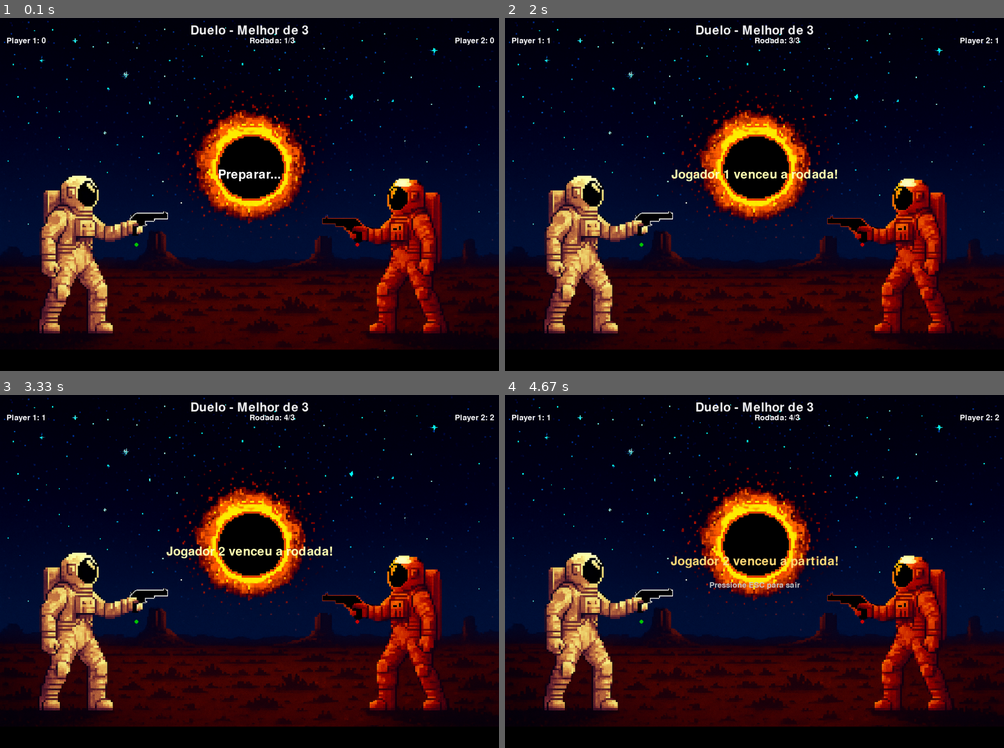
Above: before the commit, frames 1-4 (two rows, left to right).
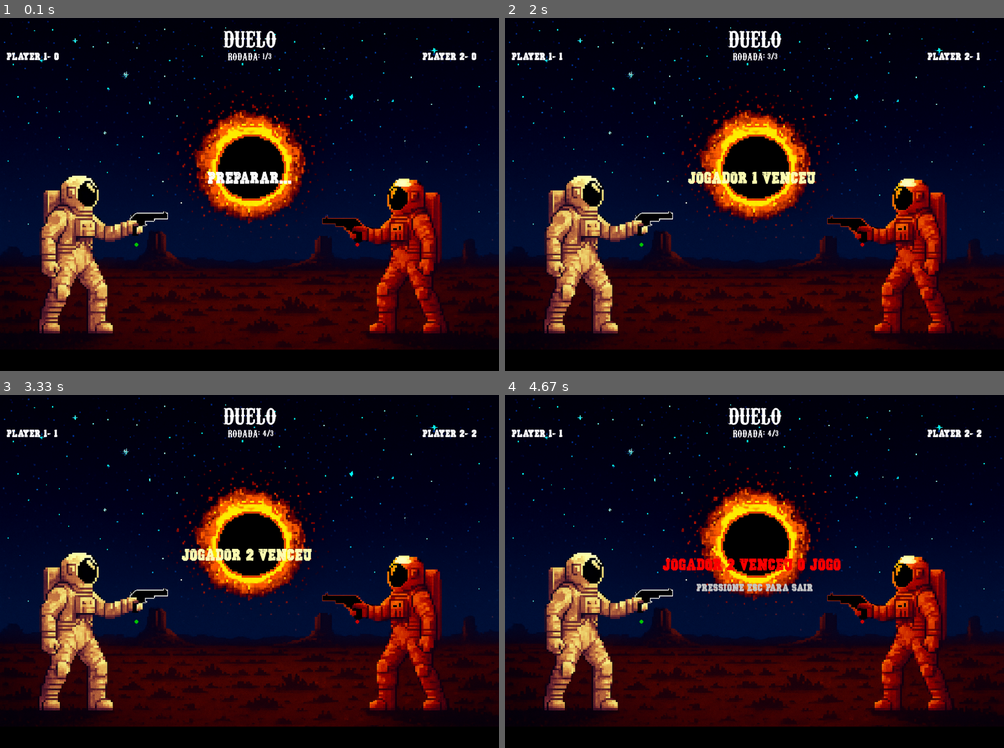
Above: after the commit, the same moments.

Repository: gabrielm313/pygame
Game: pygame game, started from faroestejogo.py
Two runs of this game, one before a commit and one after it. Both use one fixed random seed, a clock stepped at 60 frames per second and the inputs below.
Inputs:
- Up to frame 1 (0.1 s): no input
- Up to frame 2 (2 s): tap A at 0.33 s; tap L at 1.67 s
- Up to frame 3 (3.33 s): tap A at 3 s
- Up to frame 4 (4.67 s): no input

The runs differ from the first frame. In frame 1, 1.6% of the frame differs, in the area x 1-99%, y 2-48%; in frame 2, 1.9%; in frame 3, 2.0%; in frame 4, 2.7%, in the area x 1-99%, y 2-56%.

Commit message:
ultimos ajustes faroeste

Diff:
--- a/faroestejogo.py
+++ b/faroestejogo.py
@@ -25,8 +25,10 @@
 
 tiros_group = pygame.sprite.Group()
 
-pygame.mixer.music.load('Prairielearn/referencia/assets\snd/tgfcoder-FrozenJam-SeamlessLoop.ogg')
+pygame.mixer.music.load('assets\sounds\som1.mp3')
 pygame.mixer.music.set_volume(0.4)
+
+asset['Som de tiro'] = pygame.mixer.Sound('assets\sounds\som2.mp3')
 # ----- Configuráveis -----
 # Coordenadas da ponta do cano: ajuste conforme o seu fundo (x, y)
 GUN_TIP_POS_P1 = (420, 700)   # jogador da esquerda
@@ -47,9 +49,10 @@
 RECOIL_DURATION_MS = 140
 ROUND_END_PAUSE = 1.0
 
-font = pygame.font.SysFont(None, 56)
-small_font = pygame.font.SysFont(None, 36)
-
+font = pygame.font.Font('assets/font/escrita1.ttf', 56)
+font2 = pygame.font.Font('assets/font\escrita2.ttf', 70)
+small_font = pygame.font.Font('assets/font/escrita1.ttf', 36)
+small_font2 = pygame.font.Font('assets/font\escrita2.ttf', 30)
 # estado do jogo
 score_p1 = 0
 score_p2 = 0
@@ -144,6 +147,7 @@
 
 game = True
 while game:
+    pygame.mixer.music.play(loops=-1)
     dt_ms = clock.tick(FPS)
     now_ms = pygame.time.get_ticks()
 
@@ -214,14 +218,14 @@
     window.blit(fundo_image, (0,0))
 
     # HUD básico
-    title = font.render('Duelo - Melhor de {}'.format(BEST_OF), True, (240,240,240))
+    title = font2.render('DUELO'.format(BEST_OF), True, (255,255,255))
     window.blit(title, (W//2 - title.get_width()//2, 20))
-    score_pj1 = small_font.render(f'Player 1: {score_p1}', True, (255,255,255))
+    score_pj1 = small_font.render(f'PLAYER 1- {score_p1}', True, (255,255,255))
     window.blit(score_pj1, (20, 20 + title.get_height()))
-    score_pj2 = small_font.render(f'Player 2: {score_p2}', True, (255,255,255))
-    window.blit(score_pj2, (1400, 20 + title.get_height()))
-    score_best = small_font.render(f'Rodada: {round_number}/3', True, (255,255,255))
-    window.blit(score_best, (W/2, 20 + title.get_height()))
+    score_pj2 = small_font.render(f'PLAYER 2- {score_p2}', True, (255,255,255))
+    window.blit(score_pj2, (1300, 20 + title.get_height()))
+    score_best = small_font2.render(f'RODADA: {round_number}/3', True, (255,255,255))
+    window.blit(score_best, (700, 20 + title.get_height()))
     # desenha as pontas da arma (debug - só para ajuste)
     pygame.draw.circle(window, (0,200,0), (int(GUN_TIP_POS_P1[0]), int(GUN_TIP_POS_P1[1])), 6)
     pygame.draw.circle(window, (200,0,0), (int(GUN_TIP_POS_P2[0]), int(GUN_TIP_POS_P2[1])), 6)
@@ -230,33 +234,33 @@
     if game_over:
         # mostra vencedor da partida
         if score_p1 > score_p2:
-            msg = "Jogador 1 venceu a partida!"
+            msg = "JOGADOR 1 VENCEU O JOGO!"
         elif score_p2 > score_p1:
-            msg = "Jogador 2 venceu a partida!"
+            msg = "JOGADOR 2 VENCEU O JOGO!"
         else:
             msg = "Empate!"
-        big = font.render(msg, True, (255, 220, 120))
+        big = font.render(msg, True, (255, 1, 1))
         window.blit(big, (W//2 - big.get_width()//2, H//2 - 50))
-        hint = small_font.render("Pressione ESC para sair", True, (200,200,200))
+        hint = small_font.render("PRESSIONE ESC PARA SAIR", True, (200,200,200))
         window.blit(hint, (W//2 - hint.get_width()//2, H//2 + 30))
     else:
         if state == "preparar":
             t_left = max(0, PREP_TIME - (now_ms - state_time)/1000.0)
-            text = font.render("Preparar...", True, (255,255,255))
+            text = font.render("PREPARAR...", True, (255,255,255))
             window.blit(text, (W//2 - text.get_width()//2, H//2 - 80))
         elif state == "apontar":
-            text = font.render("Apontar...", True, (255,255,255))
+            text = font.render("APONTAR...", True, (255,255,255))
             window.blit(text, (W//2 - text.get_width()//2, H//2 - 80))
         elif state == "ja":
-            text = font.render("JÁ!", True, (255,30,30))
+            text = font.render("JA", True, (10,255,10))
             window.blit(text, (W//2 - text.get_width()//2, H//2 - 80))
         elif state == "resultado":
             if winner_this_round == 1:
-                t = "Jogador 1 venceu a rodada!"
+                t = "JOGADOR 1 VENCEU!"
             elif winner_this_round == 2:
-                t = "Jogador 2 venceu a rodada!"
+                t = "JOGADOR 2 VENCEU!"
             else:
-                t = "Empate!"
+                t = "EMPATE!"
             text = font.render(t, True, (255,255,180))
             window.blit(text, (W//2 - text.get_width()//2, H//2 - 80))
 
Binary file added: assets/font/escrita1.ttf
Binary file added: assets/font/escrita2.ttf
Not shown, added: assets/sounds/som1.mp3
Not shown, added: assets/sounds/som2.mp3
Not shown, added: assets/sounds/som3.mp3
